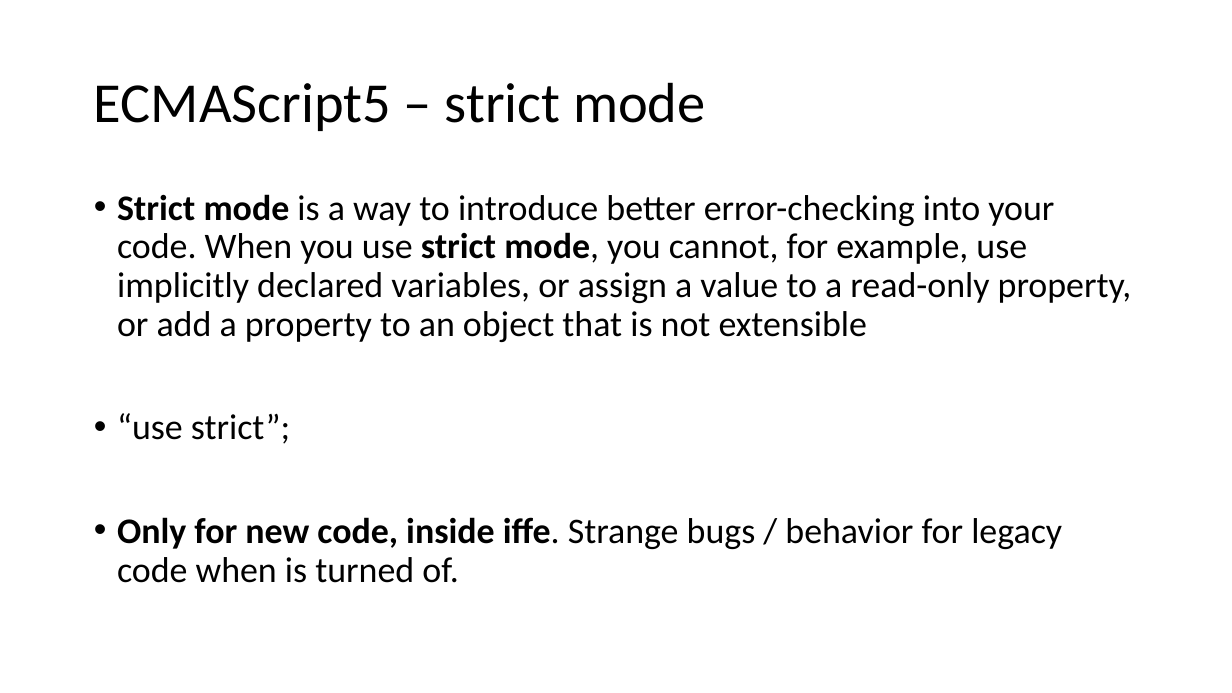
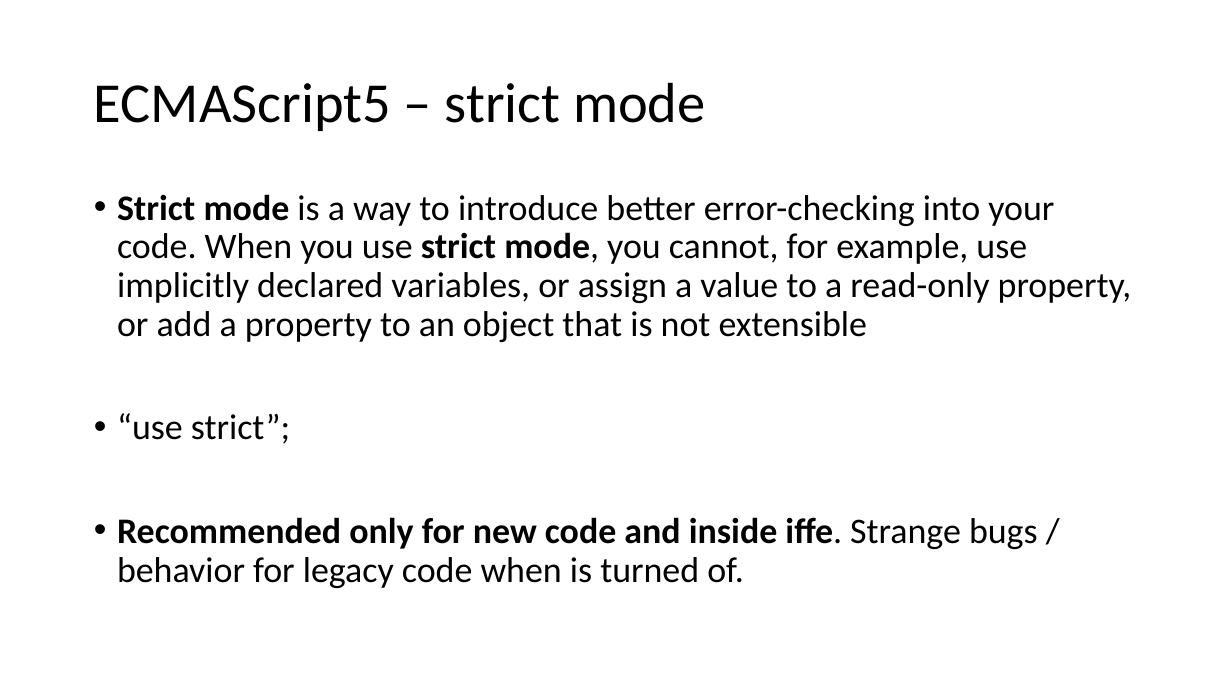
Before and after one commit to dankrz/JsTraining, a slide deck: slide 23 of JsTraining-presentation/JS Training.pptx (slide 22 before the commit). Drawn at 1232x693 pixels with LibreOffice and Linux fonts; fonts in the diff are those of the drawing. Boxes give left, top, right and bottom in pixels: in the first picture for what was removed or moved away, otherwise in the second. Text is boxed around its words. In the diff, an @@ line names an element or a change of style, - is before the commit and + after.

```diff
--- a/JsTraining-presentation/JS Training.pptx
+++ b/JsTraining-presentation/JS Training.pptx
@@ text at [117,517,1038,588]: text changed @@
-• Only for new code, inside iffe. Strange bugs / behavior for legacy code when is turned of.
+• Recommended only for new code and inside iffe. Strange bugs / behavior for legacy code when is turned of.
```
Also in this commit, not shown: 3 other slides changed, 8 slides added, 1 slide removed, 8 other files.
